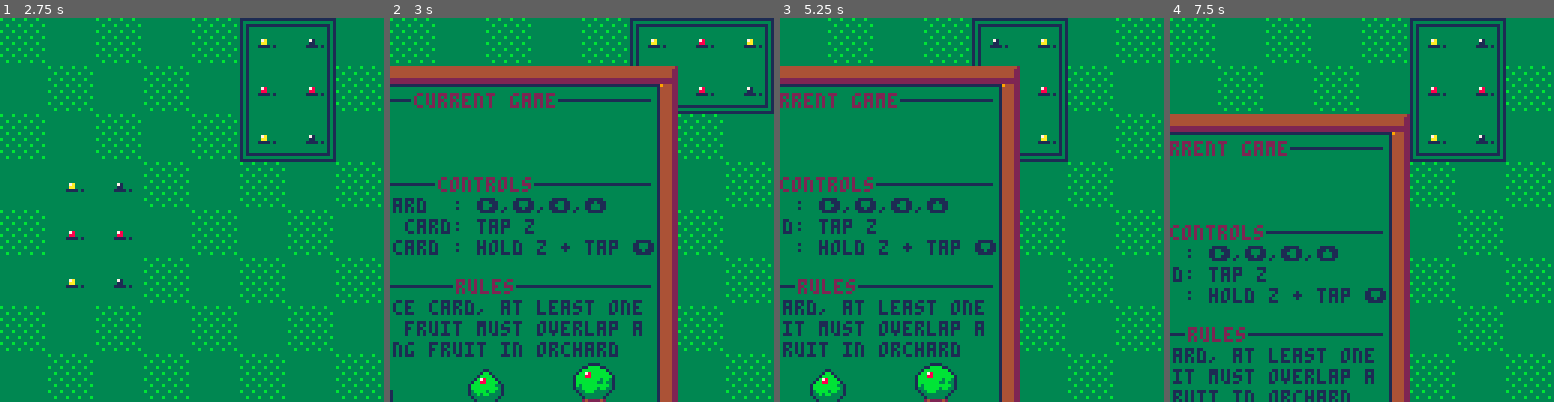
Above: before the commit, frames 1-4 (left to right).
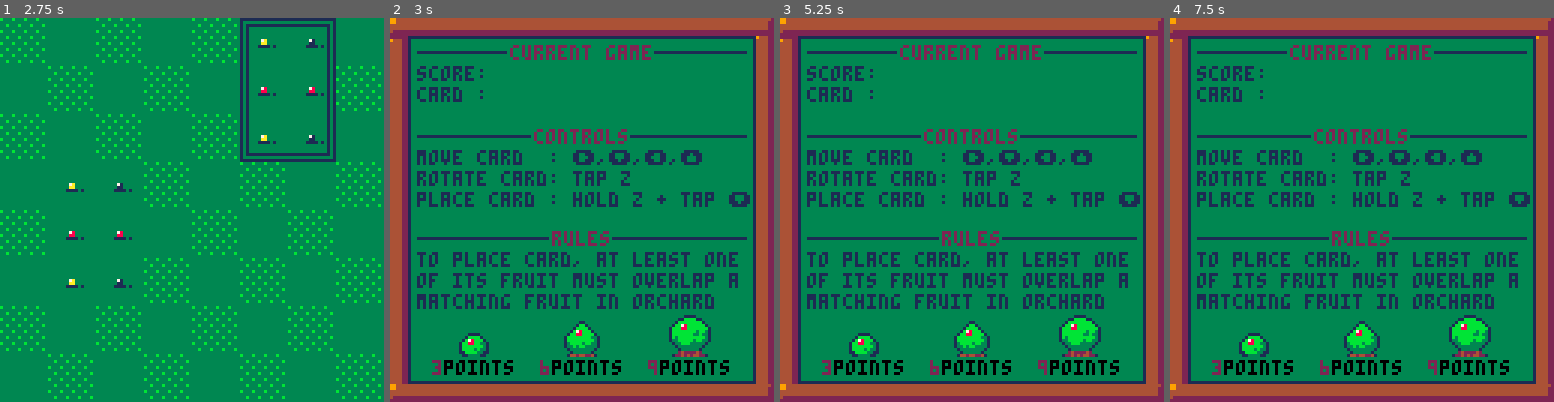
Above: after the commit, the same moments.

Repository: shen-sat/orchard
Game: PICO-8 cartridge game.p8
Two runs of this game, one before a commit and one after it. Both use one fixed random seed, a clock stepped at 60 frames per second and the inputs below.
Inputs:
- Up to frame 1 (2.75 s): tap X (X key) at 0.33, 1.07, 1.85 s; tap O (Z key) at 0.7, 1.7, 2.1, 2.5 s; hold Right 1.6-2.1 s; hold Up 2.15-2.42 s; hold Right from 2.47 s (still down)
- Up to frame 2 (3 s): keep holding Right; tap O (Z key) at 2.9 s; tap X (X key) at 2.97 s
- Up to frame 3 (5.25 s): release Right at 3.03 s; hold Left 3.08-3.58 s; tap O (Z key) every 0.4 s from 3.3 to 4.9 s; hold Down 3.63-3.97 s; hold Right 4.02-4.68 s; tap X (X key) at 4.08, 5.2 s; hold Up 4.73-5.03 s; hold Left from 5.08 s (still down)
- Up to frame 4 (7.5 s): tap O (Z key) every 0.4 s from 5.3 to 7.3 s; release Left at 5.68 s; hold Down 5.73-6.03 s; hold Right 6.08-6.58 s; tap X (X key) at 6.32, 7.43 s; hold Right 6.63-7.13 s; hold Up 7.18-7.45 s

Frame 1 is identical in both runs. In frame 2, 47% of the frame differs, in the area x 0-100%, y 0-100%; in frame 3, 46%; in frame 4, 45%.

Commit message:
Make pause screen move dynamically with camera

Diff:
--- a/pause_screen.lua
+++ b/pause_screen.lua
@@ -1,35 +1,43 @@
 pause_screen = {
-  x0 = 0,
-  y0 = 0,
+  x0 = function()
+    return cam.x0
+  end,
+  y0 = function()
+    return cam.y0
+  end,
   width = 128,
   height = 128,
   col = 3,
   show = false,
   text_color = 1,
   title_color = 2,
-  left_margin = 9,
-  right_margin = 128 - 10,
+  left_margin = function(self)
+    return self:x0() + 9
+  end,
+  right_margin = function(self)
+    return self:x0() + (128 - 10)
+  end,
   x1 = function(self)
-    return calculate_x1(self.x0,self.width)
+    return calculate_x1(self:x0(),self.width)
   end,
   y1 = function(self)
-    return calculate_y1(self.y0,self.height)
+    return calculate_y1(self:y0(),self.height)
   end,
   title = function(self,texts,title_text_length,x0,y0)
     local texts = texts
-    local title_first_x = x0
-    local title_first_y = y0
+    local title_first_x = self:x0() + x0
+    local title_first_y = self:y0() + y0
     local line_y = title_first_y + 2
 
     print(texts[1],title_first_x,title_first_y,self.title_color)
-    line(self.left_margin,line_y,title_first_x - 2,line_y,self.text_color)
-    line(title_first_x + title_text_length,line_y,self.right_margin,line_y,self.text_color)
+    line(self:left_margin(),line_y,title_first_x - 2,line_y,self.text_color)
+    line(title_first_x + title_text_length,line_y,self:right_margin(),line_y,self.text_color)
 
     local counter_y = title_first_y
     for text in all(texts) do
       if not (text == texts[1]) then
         counter_y += 7
-        print(text,self.left_margin,counter_y,self.text_color)
+        print(text,self:left_margin(),counter_y,self.text_color)
       end
     end
   end,
@@ -44,35 +52,30 @@
   draw = function(self)
     if not self.show then return end
     --brown fill
-    rectfill(self.x0,self.y0,self:x1(),self:y1(),4)
+    rectfill(self:x0(),self:y0(),self:x1(),self:y1(),4)
     --blue fill
-    rectfill(self.x0 + 6,self.y0 + 6,self:x1() - 6,self:y1() - 6,1)
+    rectfill(self:x0() + 6,self:y0() + 6,self:x1() - 6,self:y1() - 6,1)
     --green fill
-    rectfill(self.x0 + 7,self.y0 + 7,self:x1() - 7,self:y1() - 7,self.col)
+    rectfill(self:x0() + 7,self:y0() + 7,self:x1() - 7,self:y1() - 7,self.col)
 
     --top details
-    rectfill(0,0,1,1,9)
-    line(1,4,127,4,2)
-    line(0,5,127,5,2)
+    rectfill(self:x0(),self:y0(),calculate_x1(self:x0(),2),calculate_y1(self:y0(),2),9)
+    line(self:x0() + 1,self:y0() + 4,self:x0() + 127,self:y0() + 4,2)
+    line(self:x0() + 0,self:y0() + 5,self:x0() + 127,self:y0() + 5,2)
     --left details
-    line(0,6,5,6,2)
-    pset(0,7,9)
-    line(4,7,4,self:y1() - 6,2)
-    line(5,7,5,self:y1() - 6,2)
+    line(self:x0(),self:y0() + 6,self:x0() + 5,self:y0() + 6,2)
+    pset(self:x0(),self:y0() + 7,9)
+    line(self:x0() + 4,self:y0() + 7,self:x0() + 4,self:y1() - 6,2)
+    line(self:x0() + 5,self:y0() + 7,self:x0() + 5,self:y1() - 6,2)
     --bottom details
-    rectfill(0,self:y1() - 5,1,self:y1() - 4,9)
-    line(1,126,127,126,2)
-    line(0,127,127,127,2)
-    line(126,123,126,127,2)
+    rectfill(self:x0(),self:y1() - 5,self:x0() + 1,self:y1() - 4,9)
+    line(self:x0() + 1,self:y0() + 126,self:x0() + 127,self:y0() + 126,2)
+    line(self:x0(),self:y0() + 127,self:x0() + 127,self:y0() + 127,2)
+    line(self:x0() + 126,self:y0() + 123,self:x0() + 126,self:y0() + 127,2)
     --right border
-    pset(self:x1() - 5,self.y0 + 6,9)
-    line(126,1,126,self:y1() - 6,2)
-    line(127,0,127,127,2)
-
-    local text_color = 1
-    local title_color = 7
-    local left_margin = 9
-    local right_margin = 128 - 9
+    pset(self:x1() - 5,self:y0() + 6,9)
+    line(self:x0() + 126,self:y0() + 1,self:x0() + 126,self:y1() - 6,2)
+    line(self:x0() + 127,self:y0(),self:x0() + 127,self:y0() + 127,2)
 
     self:title({'current game', 'score:', 'card :'}, 12 * 4,40,9)
 
@@ -82,14 +85,14 @@
     local rules_text = { 'rules','to place card, at least one','of its fruit must overlap a','matching fruit in orchard' }
     self:title(rules_text,20,54,23 + 14 + 21 + 8 + 5)
 
-    spr(2,20,101,2,2)
-    spr(4,56,99,2,2)
-    spr(6,92,98,2,2)
-    print('3points',14,114,text_color)
-    print('6points',50,114,text_color)
-    print('9points',86,114,text_color)
-    print('3',14,114,2)
-    print('6',50,114,2)
-    print('9',86,114,2)
+    spr(2,self:x0() + 20,self:y0() + 101,2,2)
+    spr(4,self:x0() + 56,self:y0() + 99,2,2)
+    spr(6,self:x0() + 92,self:y0() + 98,2,2)
+    print('3points',self:x0() + 14,self:y0() + 114,text_color)
+    print('6points',self:x0() + 50,self:y0() + 114,text_color)
+    print('9points',self:x0() + 86,self:y0() + 114,text_color)
+    print('3',self:x0() + 14,self:y0() + 114,2)
+    print('6',self:x0() + 50,self:y0() + 114,2)
+    print('9',self:x0() + 86,self:y0() + 114,2)
   end
 }
